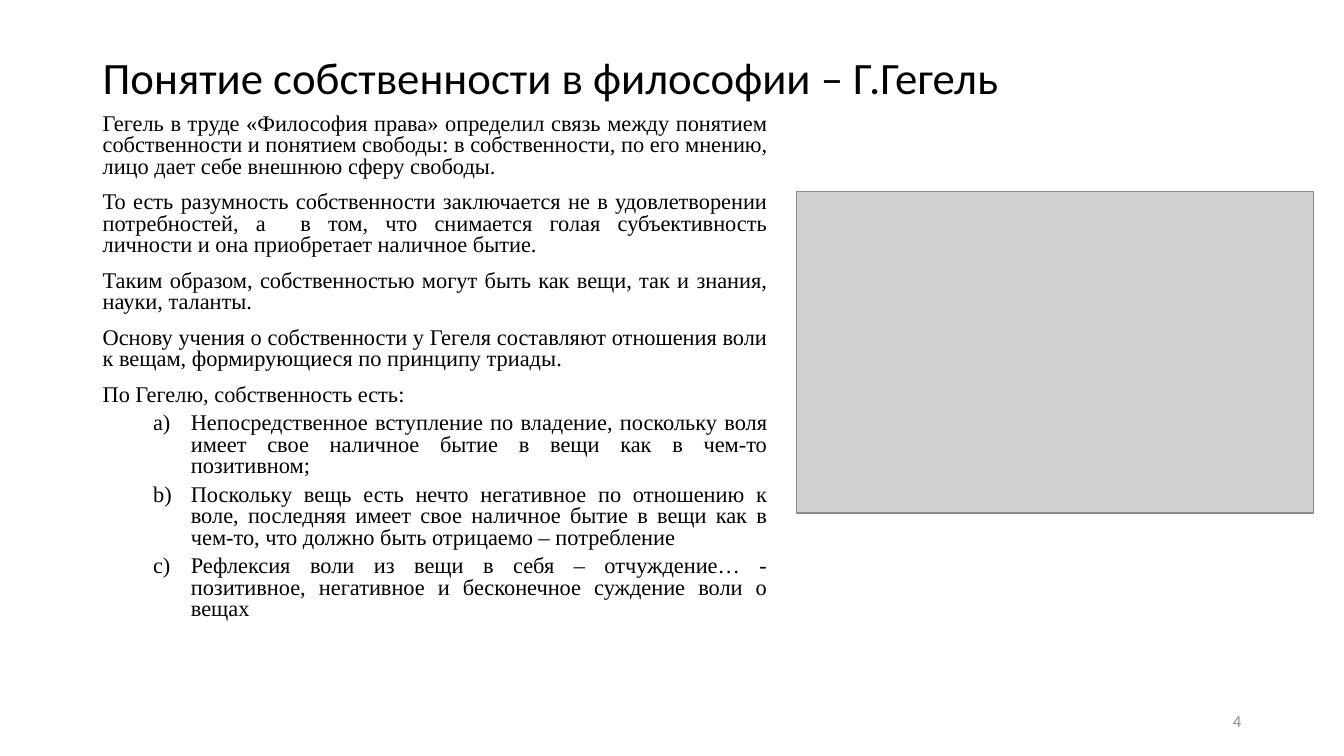
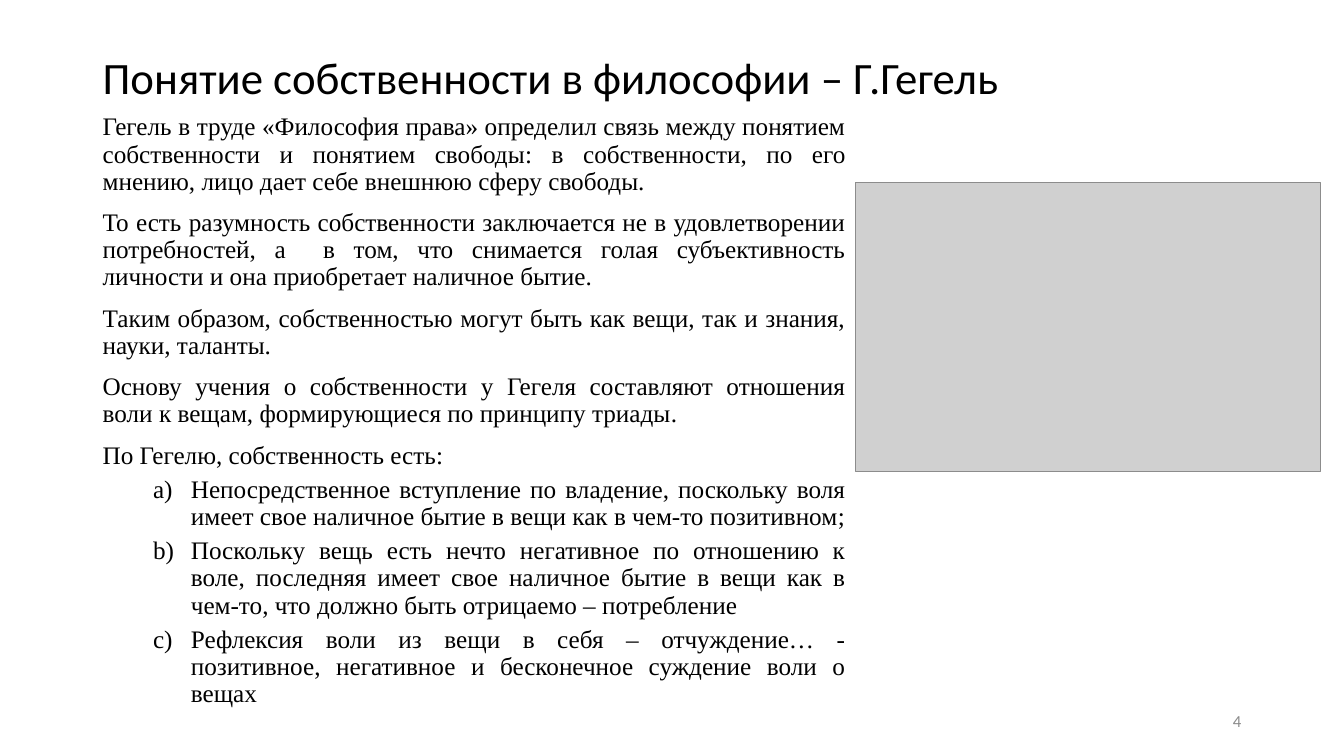
Before and after one commit to JacKira/UpLift_CandidateDegree, a slide deck: slide 4 of Философия/Выступление/Презентация Фейзуллин М8О-104А-23.pptx. Drawn at 1344x756 pixels with LibreOffice and Linux fonts; fonts in the diff are those of the drawing; grey boxes stand for pictures. Boxes give left, top, right and bottom in pixels: in the first picture for what was removed or moved away, otherwise in the second. Text is boxed around its words. In the diff, an @@ line names an element or a change of style, - is before the commit and + after.

```diff
--- a/Философия/Выступление/Презентация Фейзуллин М8О-104А-23.pptx
+++ b/Философия/Выступление/Презентация Фейзуллин М8О-104А-23.pptx
@@ text "Гегель в труде «Философия права» ..." at (x1=103, y1=117, x2=845, y2=654): size 16 to 18 pt; line spacing 0.8 to 0.9 @@
@@ picture resized from (x1=797, y1=192, x2=1313, y2=513) to (x1=856, y1=182, x2=1321, y2=472) @@
```
Also in this commit, not shown: 4 other slides changed, 5 slides added, 1 slide removed.
